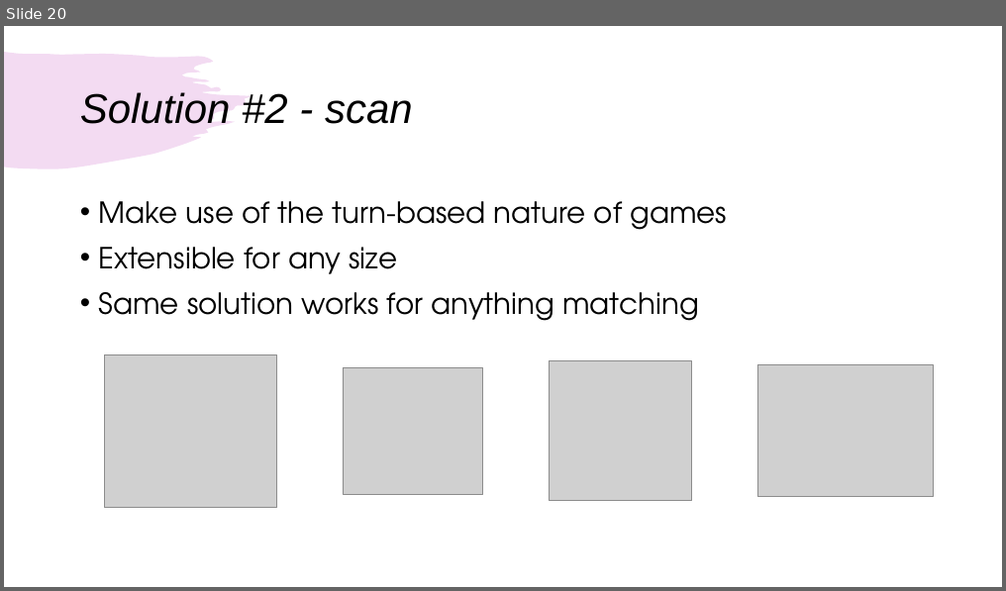
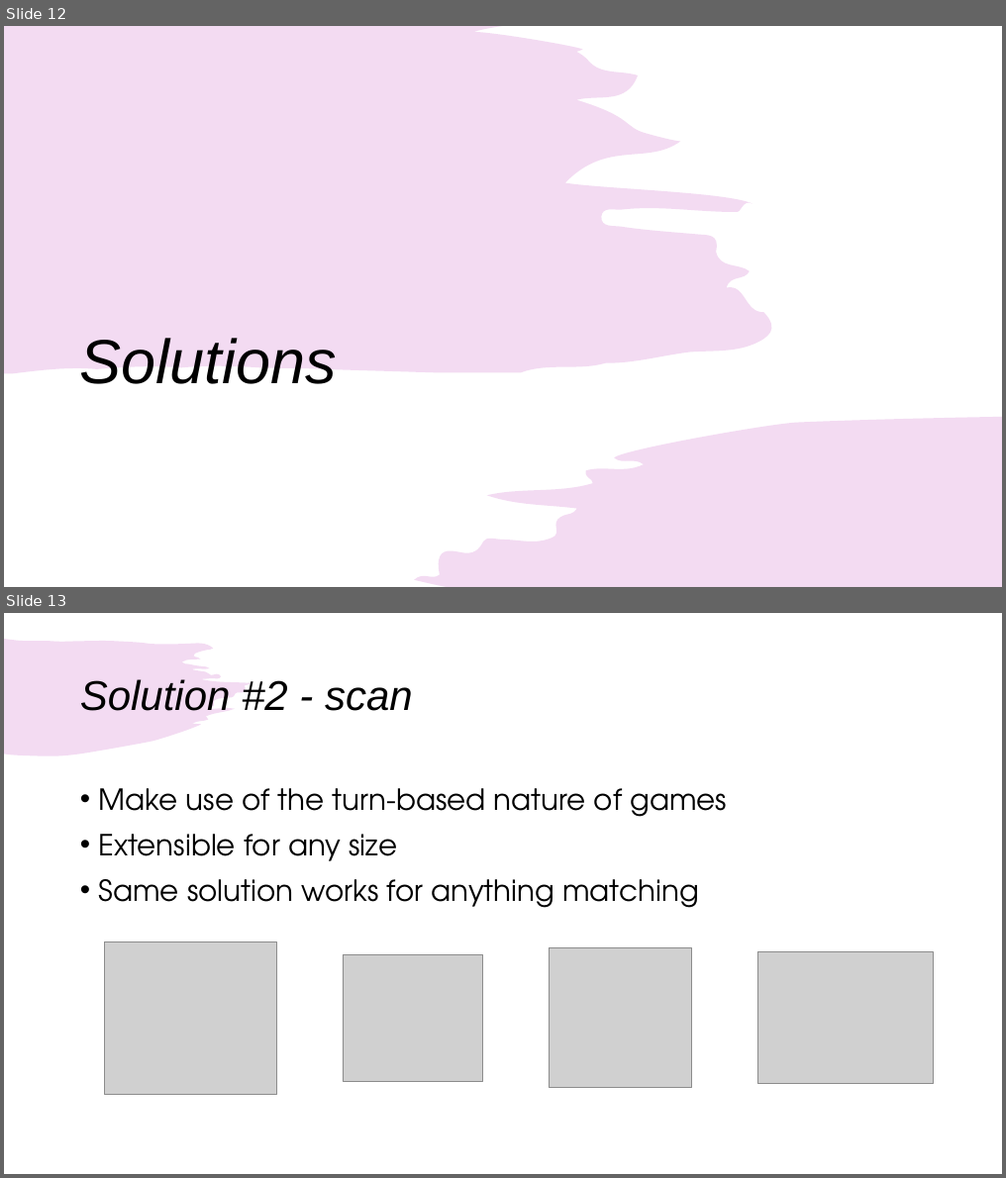
Before and after one commit to areddish/python_grids, a slide deck: Presentation.pptx. Shown one above the other, each under a label of ours: slide 20 before the commit, slides 12 and 13 after it. The pictures are 1006x591 and 1006x1178 pixels, drawn with LibreOffice and Linux fonts; fonts in the diff are those of the drawing; grey boxes stand for pictures. Boxes give left, top, right and bottom in pixels: in the first picture for what was removed or moved away, otherwise in the second. Text is boxed around its words. In the diff, an @@ line names an element or a change of style, - is before the commit and + after.

```diff
--- a/Presentation.pptx
+++ b/Presentation.pptx
@@ slide 12 added at [4,26,1002,587], background #FFFFFF; not listed: 1 template element that a slide beside it also shows @@
@@ rectangle added at [4,26,1002,587], fill #FFFFFF @@
@@ freeform shape added at [4,26,772,374], fill #C34DC2 at 20% opacity @@
@@ title added at [80,338,337,384], 60 pt, text #000000, italic @@
+Solutions
@@ freeform shape added at [414,329,1002,587], fill #C34DC2 at 20% opacity @@
@@ what was slide 20 is now slide 13 @@
```
Also in this commit, not shown: 5 slides changed, 2 other slides added, 1 slide removed.
